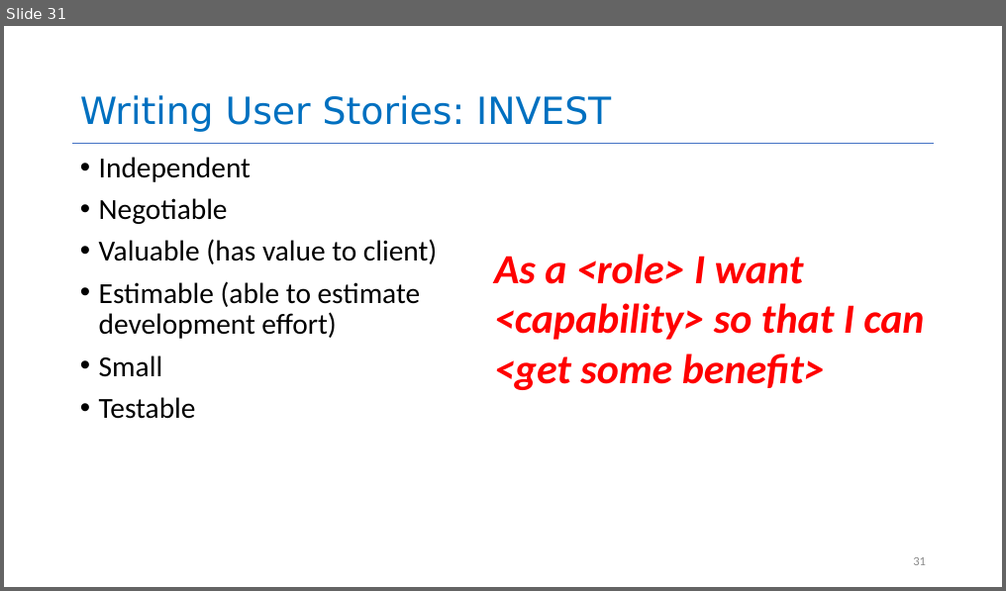
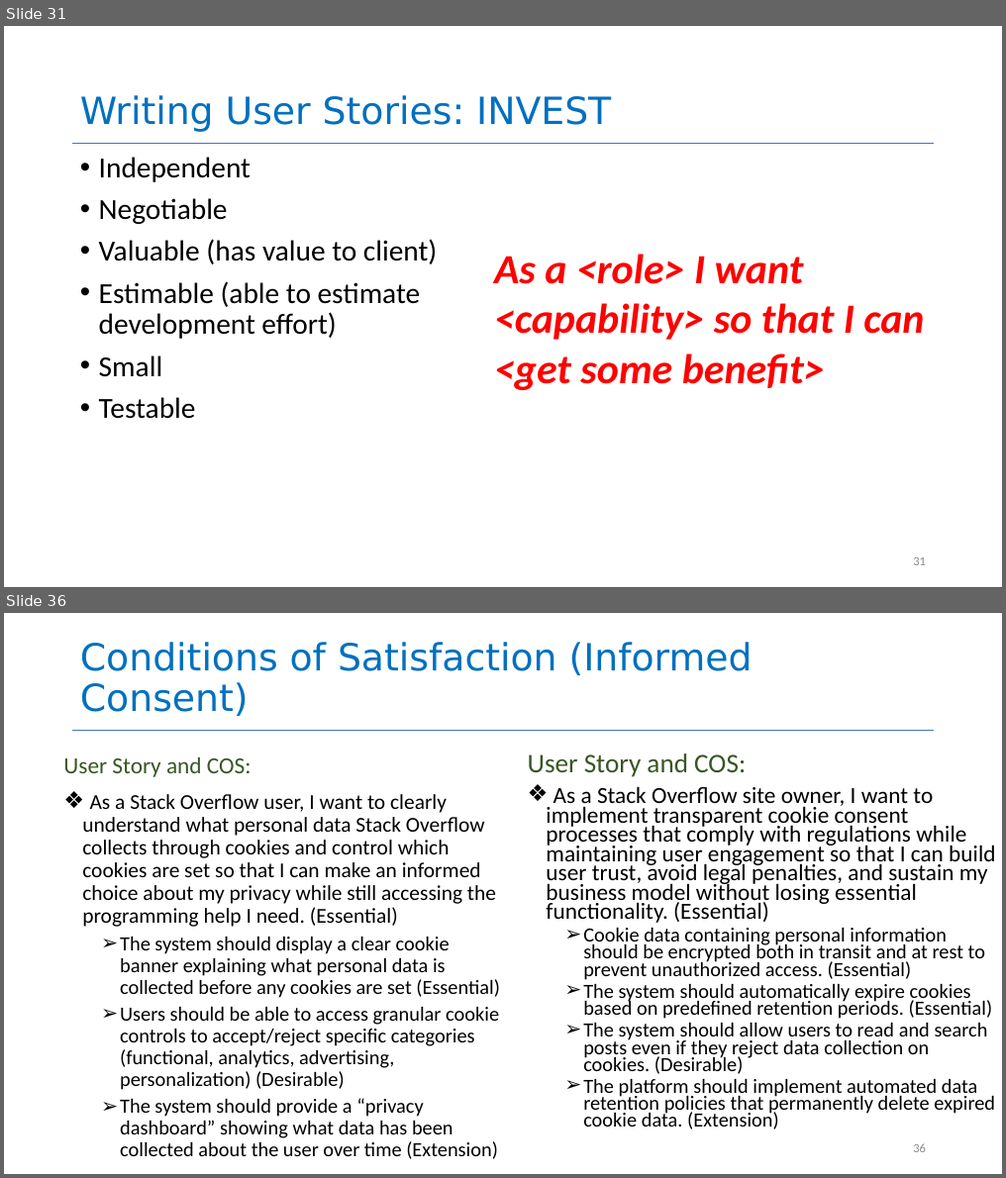
Before and after one commit to yashburshe/CS4530-Fall-2025, a slide deck: Slides/Module 01.2 Requirements Gathering.pptx. Shown one above the other, each under a label of ours: slide 31 before the commit, slides 31 and 36 after it; the slides between them are not shown. The pictures are 1006x591 and 1006x1178 pixels, drawn with LibreOffice and Linux fonts; fonts in the diff are those of the drawing. Boxes give left, top, right and bottom in pixels: in the first picture for what was removed or moved away, otherwise in the second. Text is boxed around its words. In the diff, an @@ line names an element or a change of style, - is before the commit and + after.

```diff
--- a/Slides/Module 01.2 Requirements Gathering.pptx
+++ b/Slides/Module 01.2 Requirements Gathering.pptx
@@ slide 36 added at bbox=[4, 613, 1002, 1174], background #FFFFFF; not listed: 1 template element that a slide beside it also shows @@
@@ title added at bbox=[80, 642, 752, 716], 36 pt, text #0070C0 @@
+Conditions of Satisfaction (Informed Consent)
@@ text added at bbox=[63, 757, 500, 1159], 19.4 pt, text #000000 @@
+User Story and COS:
+❖ As a Stack Overflow user, I want to clearly understand what personal data Stack Overflow collects through cookies and control which cookies are set so that I can make an informed choice about my privacy while still accessing the programming help I need. (Essential)
+  ➢ The system should display a clear cookie banner explaining what personal data is collected before any cookies are set (Essential)
+  ➢ Users should be able to access granular cookie controls to accept/reject specific categories (functional, analytics, advertising, personalization) (Desirable)
+  ➢ The system should provide a “privacy dashboard” showing what data has been collected about the user over time (Extension)
@@ text added at bbox=[528, 754, 995, 1130], 19.4 pt, text #000000 @@
+User Story and COS:
+❖ As a Stack Overflow site owner, I want to implement transparent cookie consent processes that comply with regulations while maintaining user engagement so that I can build user trust, avoid legal penalties, and sustain my business model without losing essential functionality. (Essential)
+  ➢ Cookie data containing personal information should be encrypted both in transit and at rest to prevent unauthorized access. (Essential)
+  ➢ The system should automatically expire cookies based on predefined retention periods. (Essential)
+  ➢ The system should allow users to read and search posts even if they reject data collection on cookies. (Desirable)
+  ➢ The platform should implement automated data retention policies that permanently delete expired cookie data. (Extension)
@@ page number added at bbox=[913, 1144, 926, 1153], 12 pt, text #8C8C8C @@
+36
```
Also in this commit, not shown: 10 slides changed, 2 other slides added, 1 slide removed, 2 other files.
